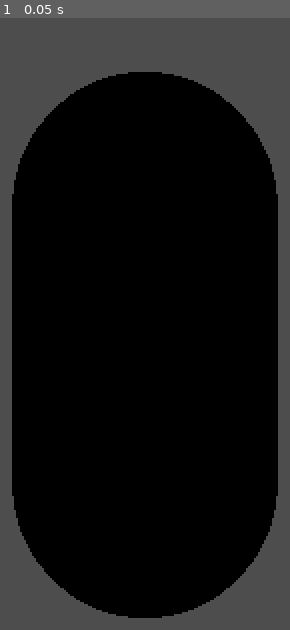
Above: before the commit, frame 1.
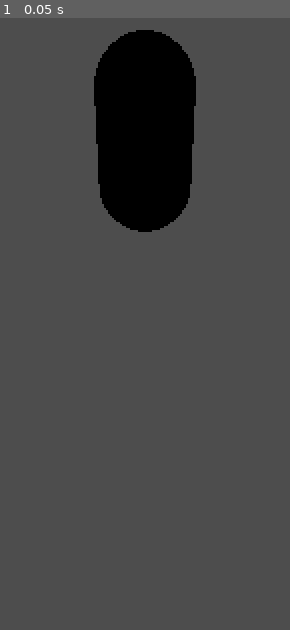
Above: after the commit, the same moment.

Repository: AccelMR/UnamedProject
Game: Godot game, scene res://mian.tscn
The game is run twice, just before and just after one commit, with the same random seed, the same clock (stepped at 60 frames per second) and the same inputs.
Inputs:
- Up to frame 1 (0.05 s): no input

The runs differ from the first frame. In frame 1, 67% of the frame differs, in the area x 4-96%, y 1-99%.

Commit message:
Remove broken submodule entry

Diff:
--- a/UnamedProject/mian.tscn
+++ b/UnamedProject/mian.tscn
@@ -15,4 +15,4 @@
 mesh = SubResource("CapsuleMesh_r2264")
 
 [node name="Camera3D" type="Camera3D" parent="." unique_id=721147535]
-transform = Transform3D(1, 0, 0, 0, 1, 0, 0, 0, 1, 0, 0, 2.2503567)
+transform = Transform3D(1, 0, 0, 0, 0.7888267, 0.6146157, 0, -0.6146157, 0.7888267, 0, 2.0446343, 6.108289)
